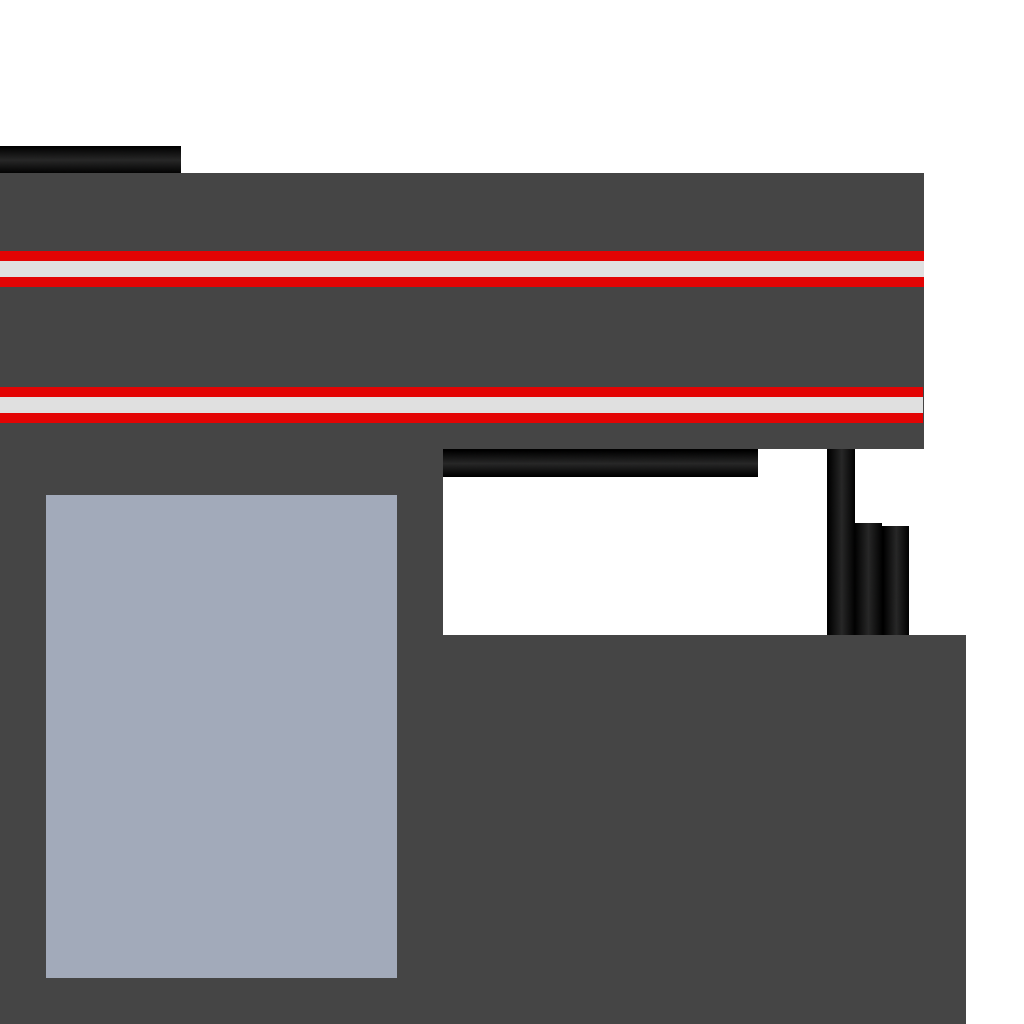
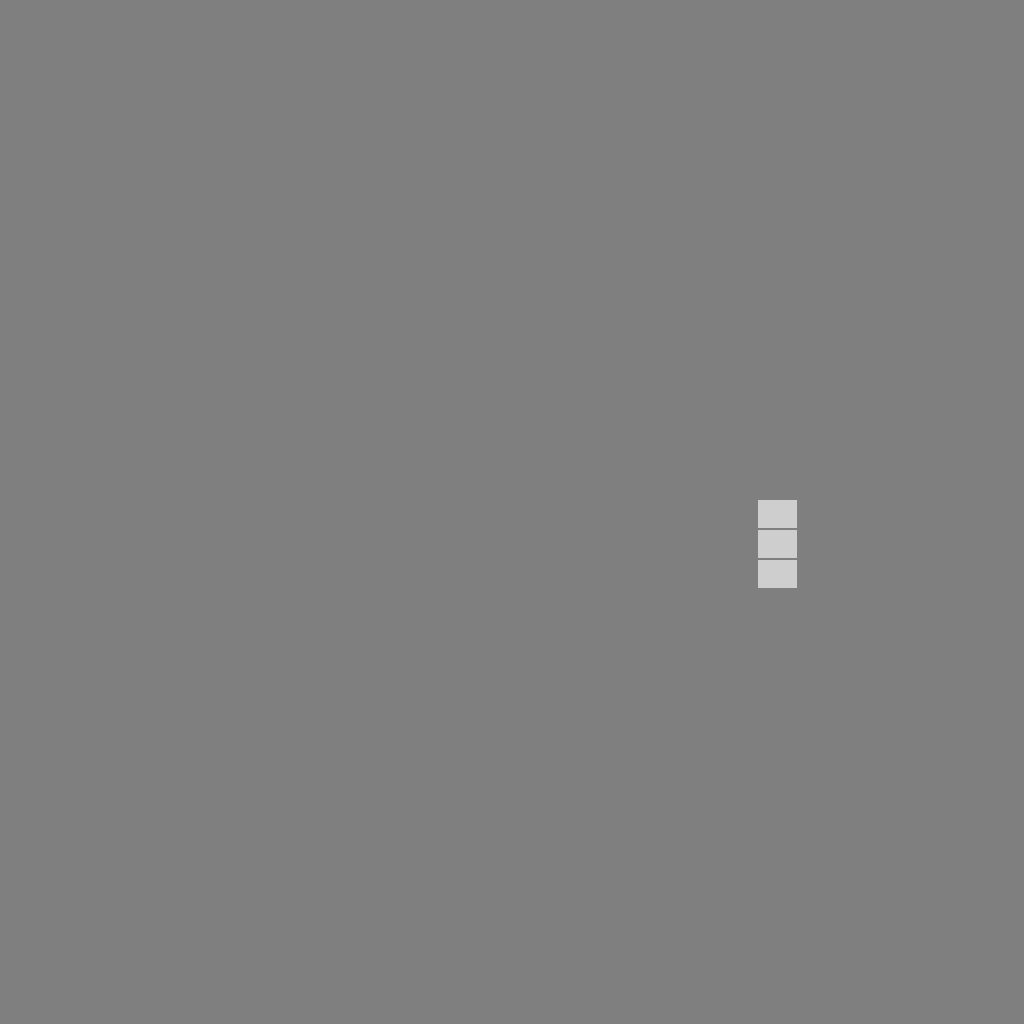
Revision of a layered (1024, 1024) image; what changed, layer by layer:
showed group "BumpMap" (1 layers) over 0, 0, 1024, 1024
painted on "Flat" over 0, 0, 1024, 1024
added layer "TapeCylinders" in group "Texture" over 443, 143, 1024, 1024
added layer "TapeStick" in group "Texture" over 180, 140, 827, 489
added layer "Panel" in group "Texture" over 755, 497, 827, 635
